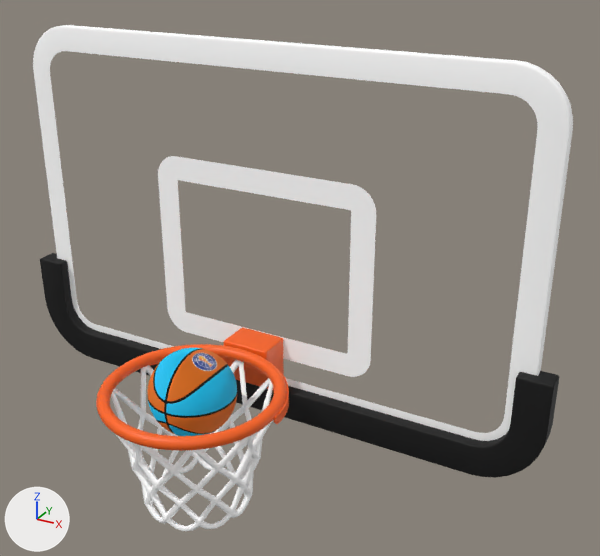
The glTF model public/assets/basketball/Basketball.gltf as it was, and as the next commit left it.
Camera for both pictures: a 50 mm camera at (1.221, -1.602, 1.219) aimed at (0.221, 0.216, 0.31). Arrows for +X, +Y and +Z are at lower left; the lights stay in place. The older version comes first. Where no turn or scale is listed for an object, it has been applied to the vertices.

Names of what the first picture shows: 'ball_1', 'grid', 'ring', 'shield_1', 'shield_2', 'shield_3', 'shield_4'.
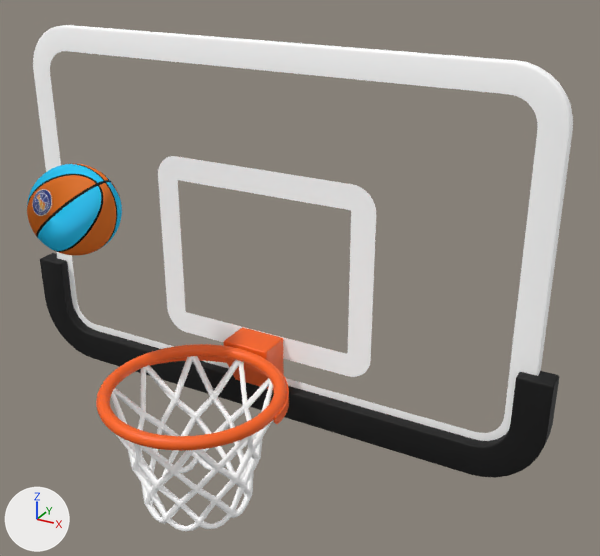
Diff of the bpy script that builds the scene:
```diff
--- a/public/assets/basketball/Basketball.gltf.py
+++ b/public/assets/basketball/Basketball.gltf.py
@@ ob_ball_1 @@
 ob_ball_1.parent = ob_scene
-ob_ball_1.location = (0.0, 0.0, 0.0)
+ob_ball_1.location = (-0.341, -0.0226, 0.484)
+ob_ball_1.rotation_euler = (1.803, -2.328, 0.0696)  # degrees (103, -133, 4)
```

What differs and where, as boxes [x1, y1, x2, y2] in the pictures (600 x 556 px):
'ball_1', moved, turned
    before: [148, 348, 237, 436]
    after: [27, 164, 122, 255]
